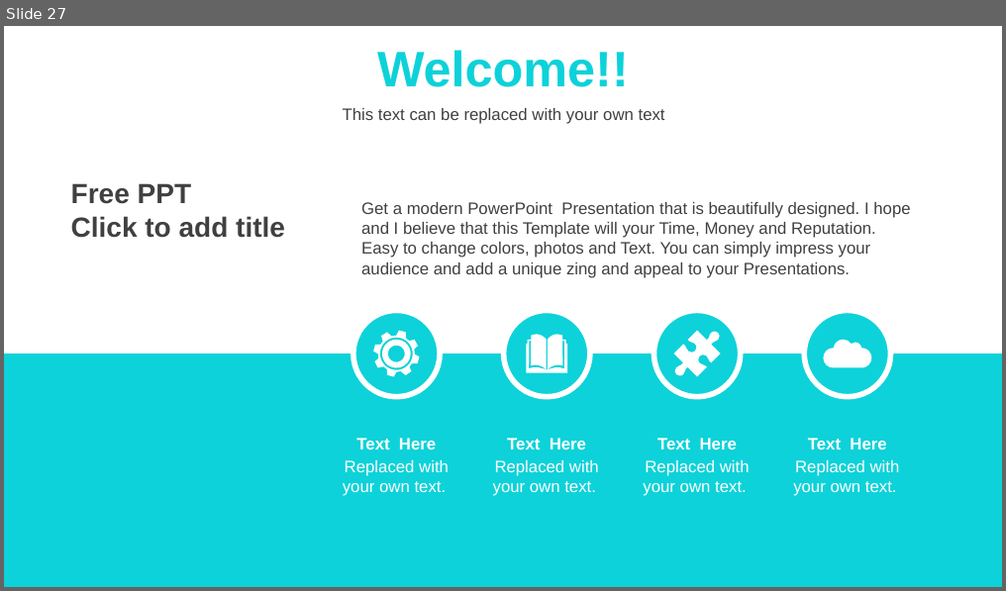
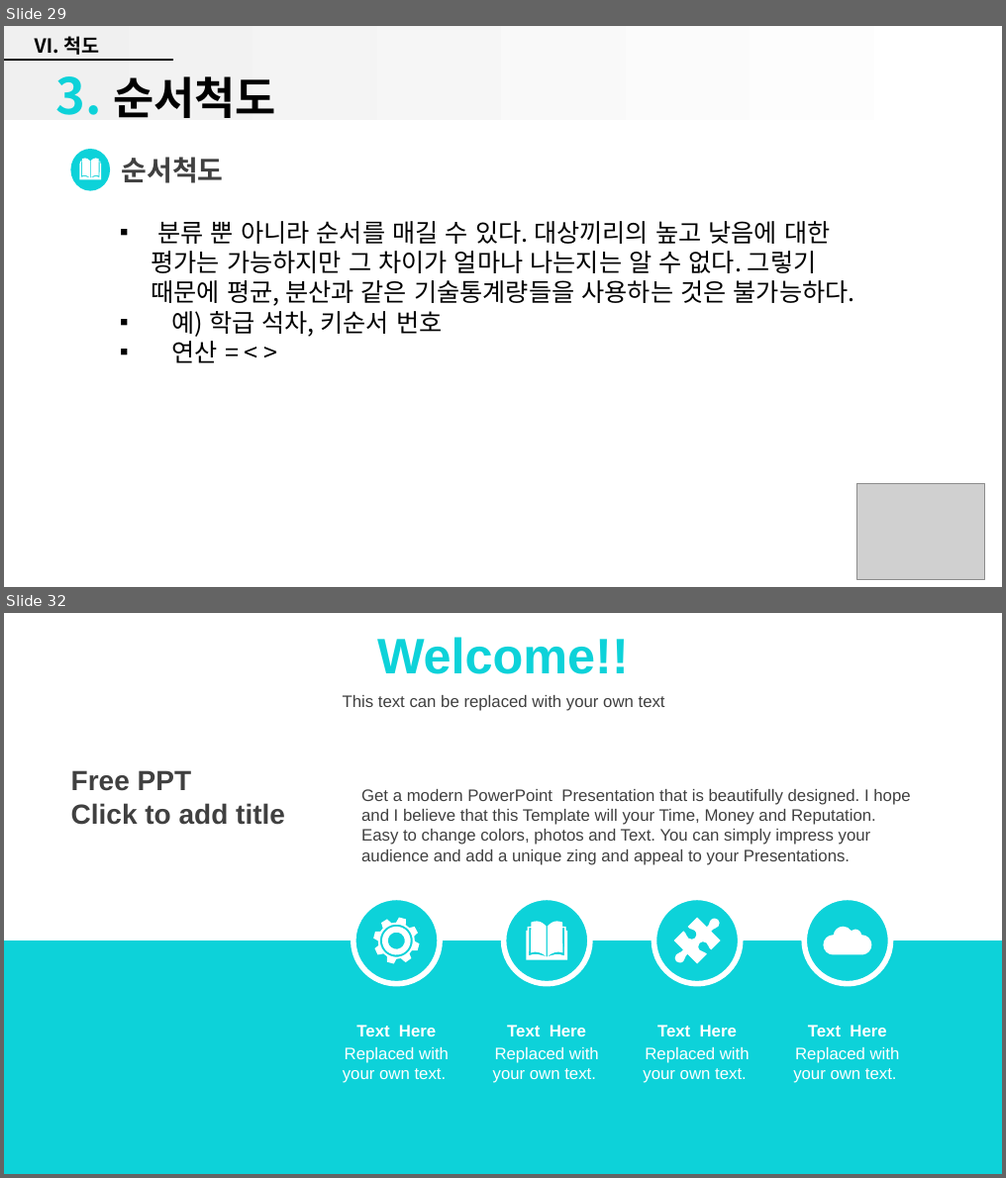
Before and after one commit to kyunleader/-, a slide deck: 과학교 2주차 발표자료.pptx. Shown one above the other, each under a label of ours: slide 27 before the commit, slides 29 and 32 after it; the slides between them are not shown. The pictures are 1006x591 and 1006x1178 pixels, drawn with LibreOffice and Linux fonts; fonts in the diff are those of the drawing; grey boxes stand for pictures; background and template pictures are left out. Boxes give left, top, right and bottom in pixels: in the first picture for what was removed or moved away, otherwise in the second. Text is boxed around its words. In the diff, an @@ line names an element or a change of style, - is before the commit and + after.

```diff
--- a/과학교 2주차 발표자료.pptx
+++ b/과학교 2주차 발표자료.pptx
@@ slide 29 added at (4,26,1002,587), background #FFFFFF @@
@@ rectangle added at (4,26,998,120), fill gradient #F0F0F0 to #FFFFFF @@
@@ text added at (34,36,100,55), 14 pt, text #000000, bold @@
+Ⅵ. 척도
@@ line added from (4, 59) to (172, 59), #000000 1.5 pt @@
@@ title added at (56,76,276,118), 32 pt, text #000000, bold @@
+3. 순서척도
@@ ellipse added at (71,149,110,190), fill #0DD2D9 @@
@@ freeform shape added at (80,158,102,179), fill #FFFFFF @@
@@ text added at (122,157,224,183), 20 pt, text #404040, bold @@
+순서척도
@@ text added at (152,221,855,364), 18 pt, text #000000 @@
+▪ 분류 뿐 아니라 순서를 매길 수 있다. 대상끼리의 높고 낮음에 대한 평가는 가능하지만 그 차이가 얼마나 나는지는 알 수 없다. 그렇기 때문에 평균, 분산과 같은 기술통계량들을 사용하는 것은 불가능하다.
+▪ 예) 학급 석차, 키순서 번호
+▪ 연산 = < >
@@ picture added at (856,484,985,579) @@
@@ what was slide 27 is now slide 32 @@
```
Also in this commit, not shown: 2 slides changed, 27 other slides added, 23 slides removed.
